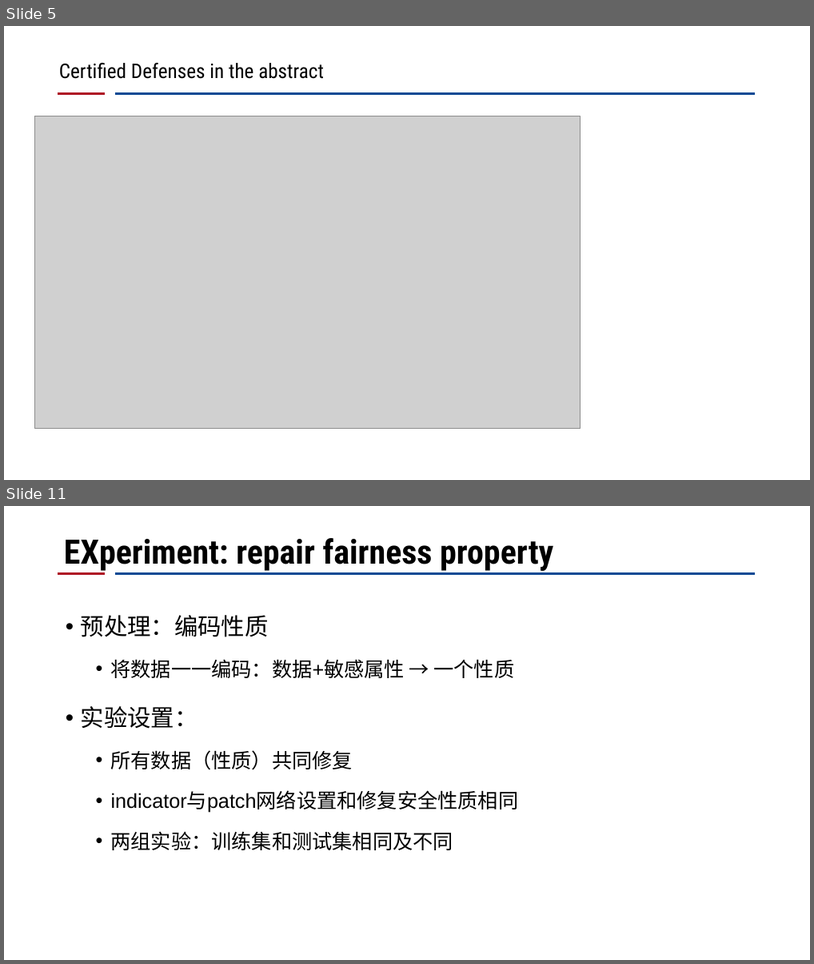
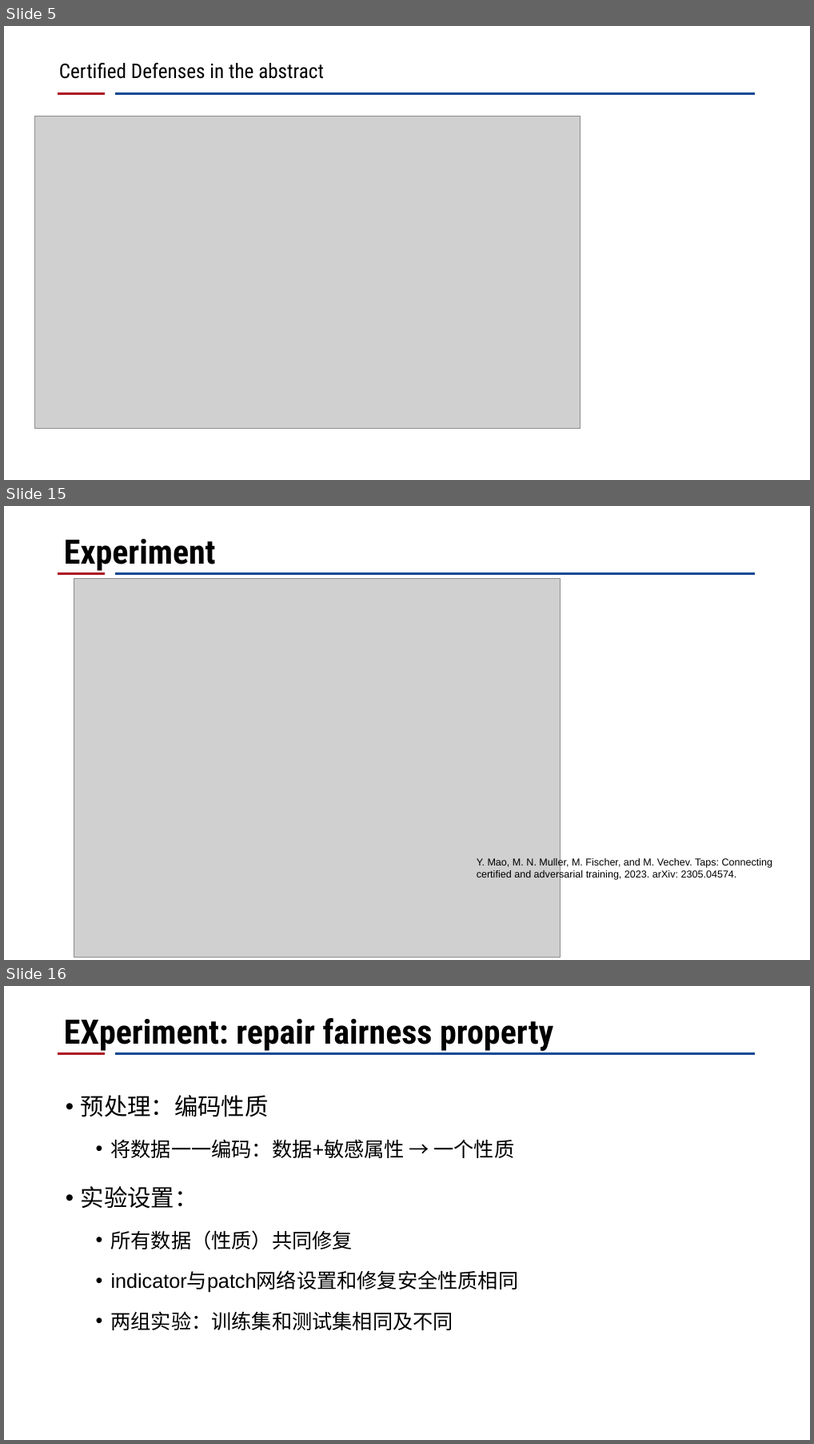
Before and after one commit to CRhapsody/Presentation_Slides, a slide deck: certified defense.pptx. Shown one above the other, each under a label of ours: slides 5 and 11 before the commit, slides 5, 15 and 16 after it; the slides between them are not shown. The pictures are 814x964 and 814x1444 pixels, drawn with LibreOffice and Linux fonts; fonts in the diff are those of the drawing; grey boxes stand for pictures; background and template pictures are left out. Boxes give left, top, right and bottom in pixels: in the first picture for what was removed or moved away, otherwise in the second. Text is boxed around its words. In the diff, an @@ line names an element or a change of style, - is before the commit and + after.

Commit message:
'modified_certified_training'

```diff
--- a/certified defense.pptx
+++ b/certified defense.pptx
@@ slide 15 added at [4, 506, 810, 960], background #FFFFFF; not listed: 2 template elements that a slide beside it also shows @@
@@ title added at [64, 539, 216, 571], 40 pt, text #000000, bold @@
+Experiment
@@ picture added at [74, 579, 561, 956] @@
@@ text added at [477, 857, 774, 880], 12 pt, text #000000 @@
+Y. Mao, M. N. Muller, M. Fischer, and M. Vechev. Taps: Connecting certified and adversarial training, 2023. arXiv: 2305.04574.
@@ what was slide 11 is now slide 16 @@
```
Also in this commit, not shown: 4 slides changed, 7 other slides added, 3 slides removed.
